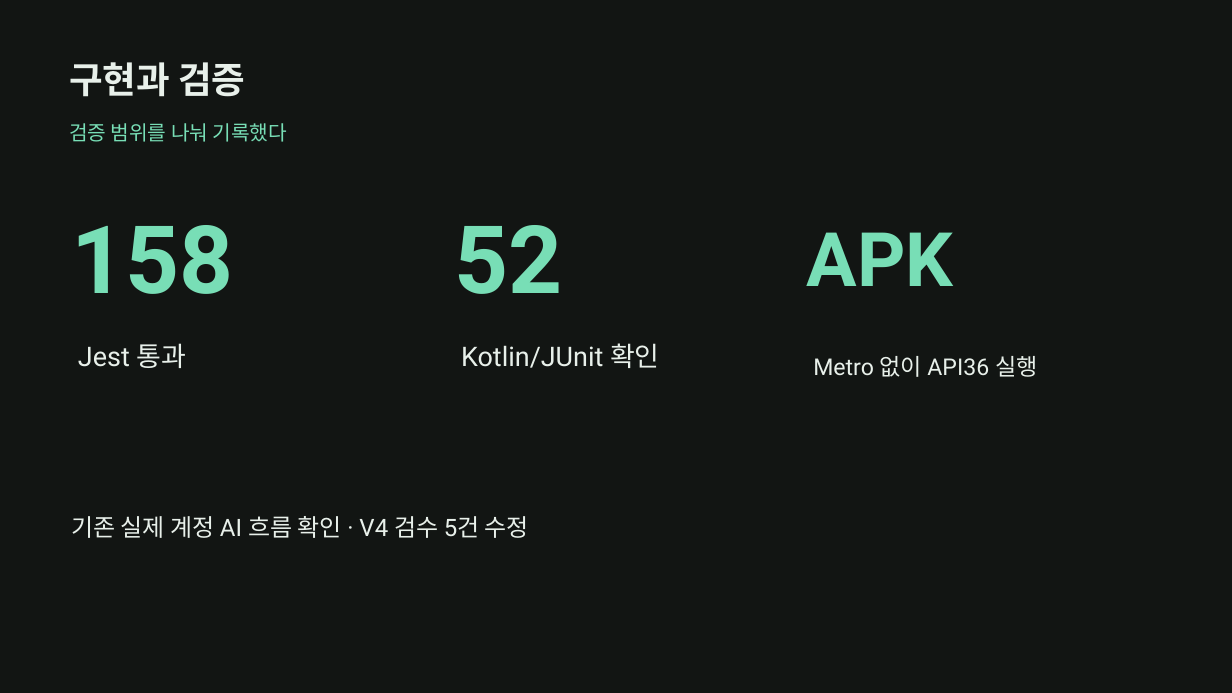
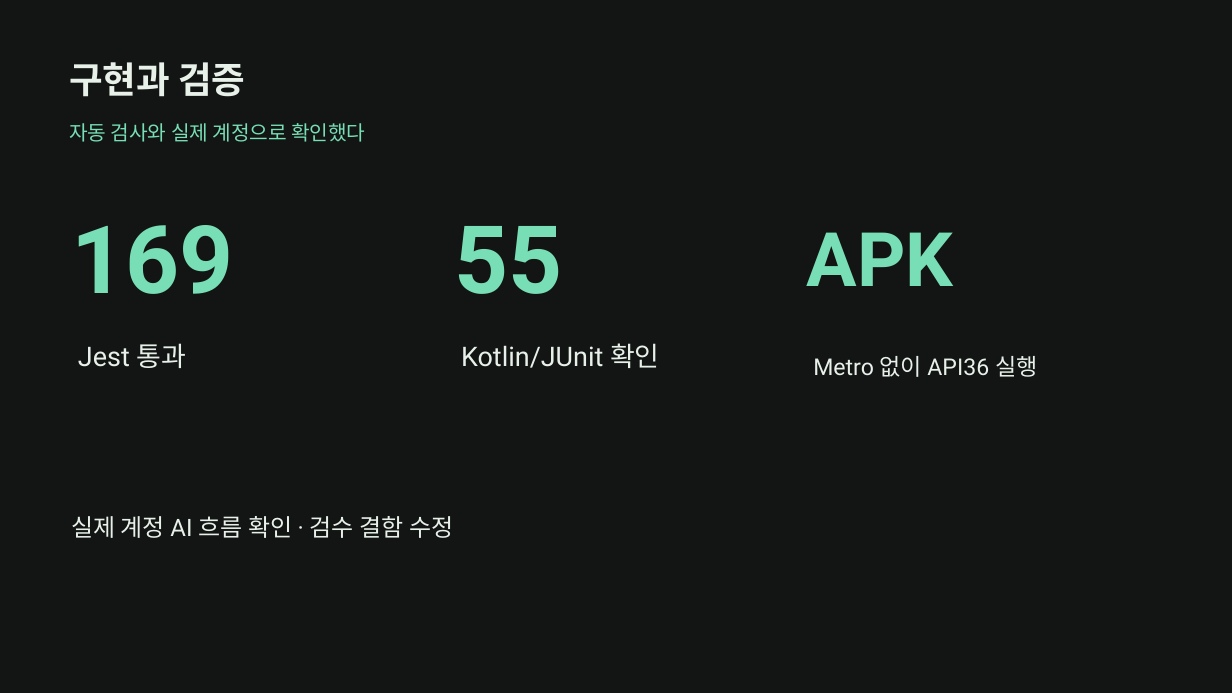
Before and after one commit to larklaon/N_Final_Project, a slide deck: slide 7 of presentation/teum-knowledge-course-project.pptx. Drawn at 1232x693 pixels with LibreOffice and Linux fonts; fonts in the diff are those of the drawing. Boxes give left, top, right and bottom in pixels: in the first picture for what was removed or moved away, otherwise in the second. Text is boxed around its words. In the diff, an @@ line names an element or a change of style, - is before the commit and + after.

```diff
--- a/presentation/teum-knowledge-course-project.pptx
+++ b/presentation/teum-knowledge-course-project.pptx
@@ text at (69,123,365,142): text changed @@
-검증 범위를 나눠 기록했다
+자동 검사와 실제 계정으로 확인했다
@@ text at (71,225,233,294): text changed @@
-158
+169
@@ text at (454,226,562,294): text changed @@
-52
+55
@@ text at (71,516,453,538): text changed @@
-기존 실제 계정 AI 흐름 확인 · V4 검수 5건 수정
+실제 계정 AI 흐름 확인 · 검수 결함 수정
```
Also in this commit, not shown: 1 other slide changed, 5 other files.
